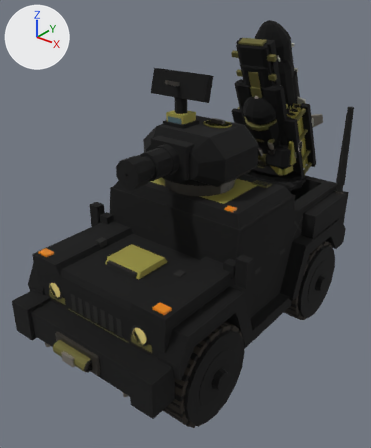
Two versions of the glTF model resources/3d/jackal_armored.glb, one commit apart.
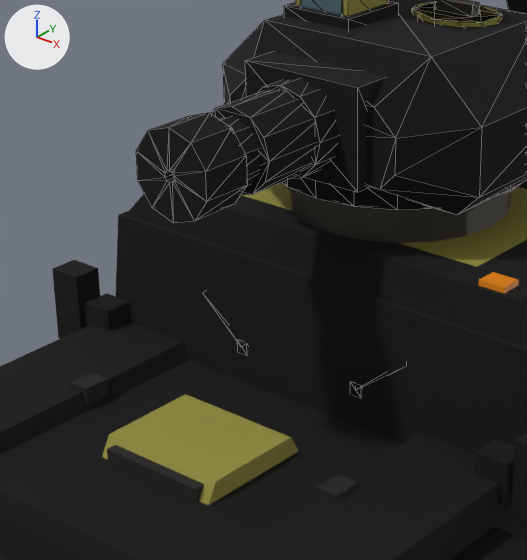
Each version is shown whole from a 50 mm lens placed at (3.32, -4.41, 4.09), pointed at (-0.09, -0.15, 1.45), then close up on the part from 20% to 65% of the width and 27% to 66% of the height. The lights are fixed; the arrows at upper left show +X, +Y and +Z. The first two pictures are the older version. The close-ups show mesh edges as thin lines. Where no turn or scale is listed for an object, it has been applied to the vertices. Vertices at exactly the same position are counted once.

Names of what the first close-up shows: 'Armored_Gun', 'Armored_Hull', 'Armored_Turret', 'Armored_TurretSight', 'Armored_UpRadar' and 1 more.
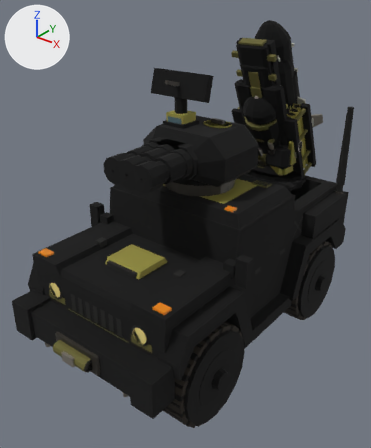
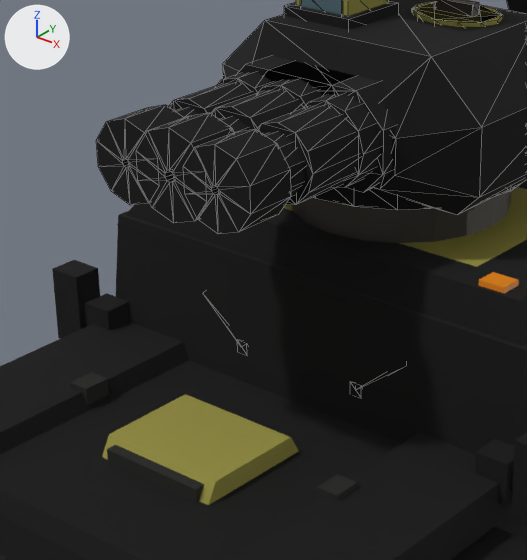
Pixel boxes [x1, y1, x2, y2] of what changed, in the close-ups (527 x 560 px):
'Armored_UpTwin', added: after [96, 56, 396, 234]
'Armored_Gun', reshaped: before [136, 51, 385, 223]; after [145, 61, 354, 223]
part 1 of me_armored_gun, rebuilt: before [245, 51, 385, 192]; after [263, 61, 354, 96]

Patch to the scene script:
```diff
--- a/resources/3d/jackal_armored.glb.py
+++ b/resources/3d/jackal_armored.glb.py
@@ me_armored_gun @@
 # used by ob_armored_gun; location = (0.0, 0.0, 2.04)
-me_armored_gun.from_pydata(...)  # 352 vertices, 668 faces; spans x -0.238..0.275, y -1.155..-0.3, z 0.152..0.504
+me_armored_gun.from_pydata(...)  # 368 vertices, 700 faces; spans x -0.242..0.275, y -1.155..-0.3, z 0.158..0.492
+# me_armored_gun part 1: the loose piece of 8 vertices spanning x -0.238..0.238, y -0.546..-0.354, z 0.152..0.504 is rebuilt with 16 vertices and now spans x -0.242..0.242, y -0.548..-0.352, z 0.158..0.492
+# other edits to the shape of me_armored_gun do not show in these pictures
 me_armored_gun.materials.append(mat_armored_olivedark)
@@ me_armored_uptwin @@
+me_armored_uptwin.from_pydata(...)  # 656 vertices, 1272 faces; spans x -0.342..0.342, y -1.155..-0.352, z 0.158..0.492
+# faces by material slot: [440, 144, 156, 40, 492]
+me_armored_uptwin.materials.append(mat_armored_olivedark)  # dark yellow #625e2a
+me_armored_uptwin.materials.append(mat_armored_black)  # black #181816
+me_armored_uptwin.materials.append(mat_armored_metal)  # dark grey #3c3832
+me_armored_uptwin.materials.append(mat_armored_steel)  # grey #8c867c
+me_armored_uptwin.materials.append(mat_armored_contour)  # black #000000
@@ ob_armored_uptwin @@
+ob_armored_uptwin = bpy.data.objects.new('Armored_UpTwin', me_armored_uptwin)
+ob_armored_uptwin.parent = ob_armored_turretpivot
+ob_armored_uptwin.location = (0.0, 0.0, 0.0)
```
